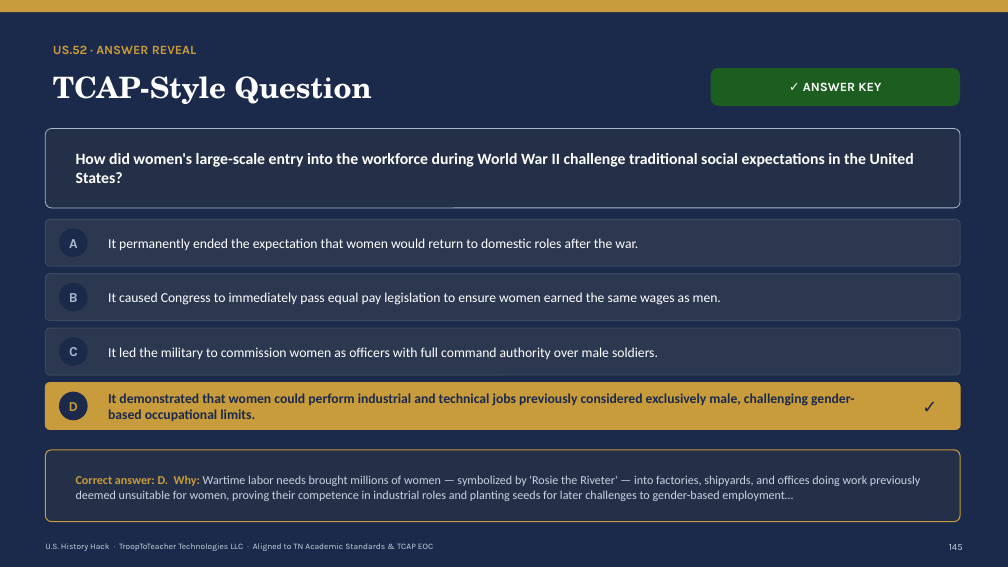
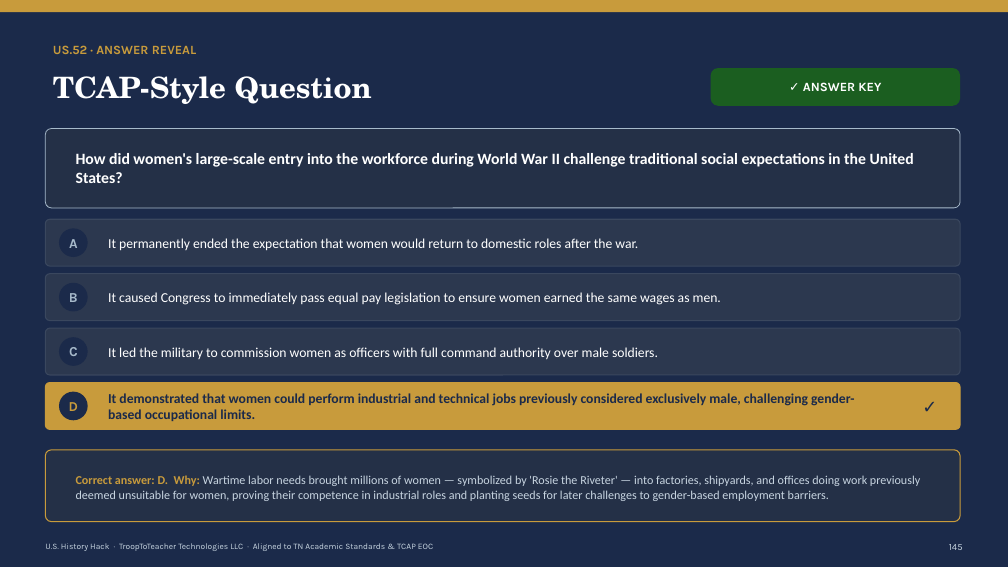
Before and after one commit to Trooptoteacher/trooptoteacher-history, a slide deck: slide 146 of 00_START_HERE/UNIT6_DECKS_BUILD/Unit6_Teacher_Deck_CourseStandard.pptx. Drawn at 1008x567 pixels with LibreOffice and Linux fonts; fonts in the diff are those of the drawing. Boxes give left, top, right and bottom in pixels: in the first picture for what was removed or moved away, otherwise in the second. Text is boxed around its words. In the diff, an @@ line names an element or a change of style, - is before the commit and + after.

```diff
--- a/00_START_HERE/UNIT6_DECKS_BUILD/Unit6_Teacher_Deck_CourseStandard.pptx
+++ b/00_START_HERE/UNIT6_DECKS_BUILD/Unit6_Teacher_Deck_CourseStandard.pptx
@@ text at <box>76,475,920,501</box>: text changed @@
-Correct answer: D. Why: Wartime labor needs brought millions of women — symbolized by 'Rosie the Riveter' — into factories, shipyards, and offices doing work previously deemed unsuitable for women, proving their competence in industrial roles and planting seeds for later challenges to gender-based employment…
+Correct answer: D. Why: Wartime labor needs brought millions of women — symbolized by 'Rosie the Riveter' — into factories, shipyards, and offices doing work previously deemed unsuitable for women, proving their competence in industrial roles and planting seeds for later challenges to gender-based employment barriers.
```
Also in this commit, not shown: 11 other slides changed, 7 other files.
